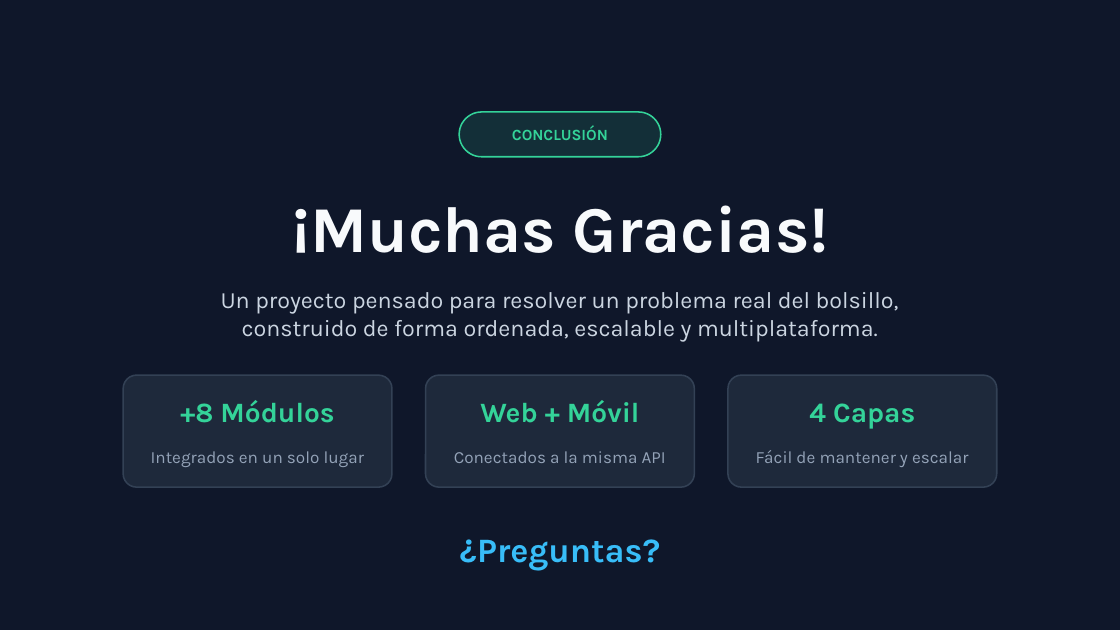
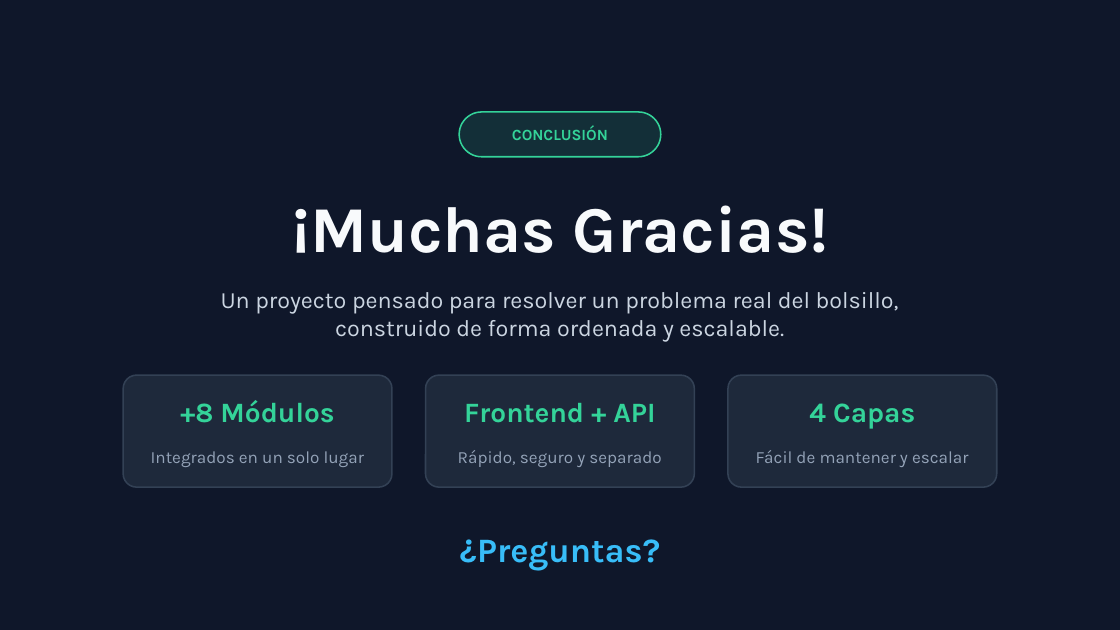
Before and after one commit to carpincho2/Gestor-Finanzas, a slide deck: slide 7 of Presentacion_Flujo_Canva.pptx. Drawn at 1120x630 pixels with LibreOffice and Linux fonts; fonts in the diff are those of the drawing. Boxes give left, top, right and bottom in pixels: in the first picture for what was removed or moved away, otherwise in the second. Text is boxed around its words. In the diff, an @@ line names an element or a change of style, - is before the commit and + after.

```diff
--- a/Presentacion_Flujo_Canva.pptx
+++ b/Presentacion_Flujo_Canva.pptx
@@ text at (x1=221, y1=292, x2=899, y2=342): text changed @@
-Un proyecto pensado para resolver un problema real del bolsillo, construido de forma ordenada, escalable y multiplataforma.
+Un proyecto pensado para resolver un problema real del bolsillo, construido de forma ordenada y escalable.
@@ text at (x1=464, y1=403, x2=655, y2=423): text changed @@
-Web + Móvil
+Frontend + API
@@ text at (x1=458, y1=450, x2=661, y2=467): text changed @@
-Conectados a la misma API
+Rápido, seguro y separado
```
Also in this commit, not shown: 4 other slides changed, 2 other files.
